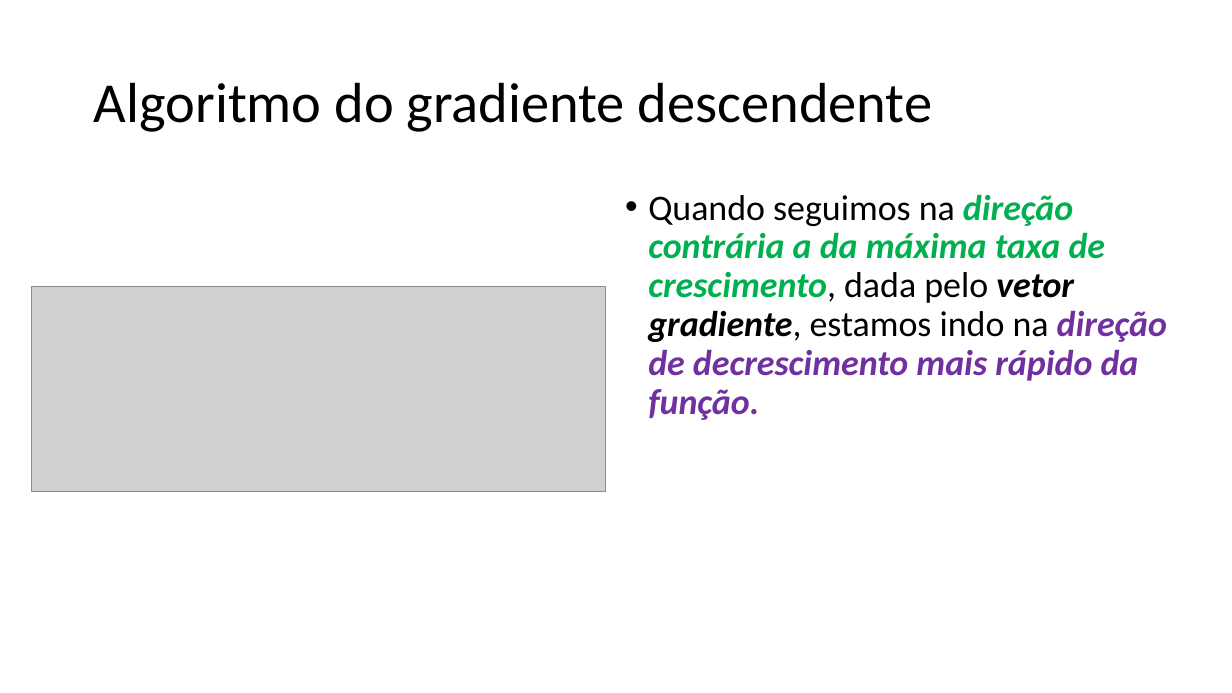
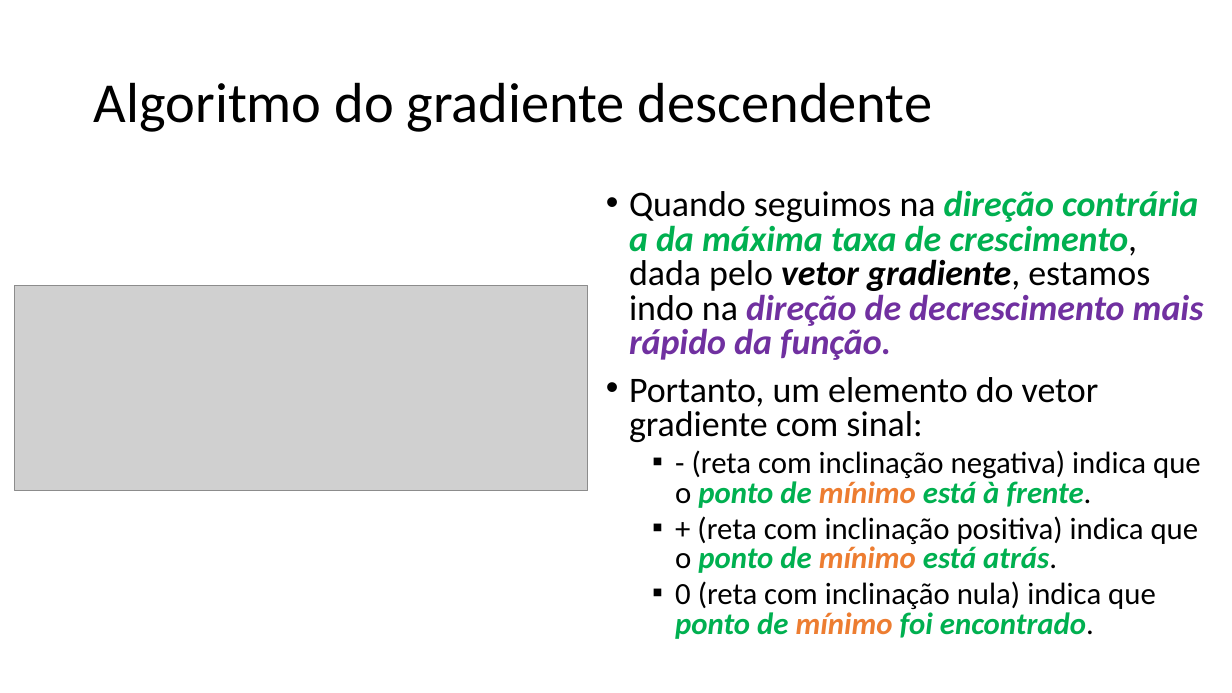
Before and after one commit to zz4fap/t319_aprendizado_de_maquina, a slide deck: slide 16 of slides/T319_Regressão_Linear (Parte II).pptx. Drawn at 1232x693 pixels with LibreOffice and Linux fonts; fonts in the diff are those of the drawing; grey boxes stand for pictures. Boxes give left, top, right and bottom in pixels: in the first picture for what was removed or moved away, otherwise in the second. Text is boxed around its words. In the diff, an @@ line names an element or a change of style, - is before the commit and + after.

```diff
--- a/slides/T319_Regressão_Linear (Parte II).pptx
+++ b/slides/T319_Regressão_Linear (Parte II).pptx
@@ text "Quando seguimos na direção contrária ...": place and size @@
-text "Quando seguimos na direção contrária ..." at box(648, 194, 1167, 420)
+text "Quando seguimos na direção contrária ..." at box(629, 190, 1204, 639)
@@ text at box(629, 190, 1204, 360): line spacing 0.9 to 0.8 @@
@@ picture: place and size @@
-picture at box(31, 287, 604, 492)
+picture at box(15, 286, 588, 491)
@@ text at box(629, 377, 1201, 639): paragraphs added @@
+• Portanto, um elemento do vetor gradiente com sinal:
+  ▪ - (reta com inclinação negativa) indica que o ponto de mínimo está à frente.
+  ▪ + (reta com inclinação positiva) indica que o ponto de mínimo está atrás.
+  ▪ 0 (reta com inclinação nula) indica que ponto de mínimo foi encontrado.
```
Also in this commit, not shown: 6 other slides changed, 1 slide added, 3 other files.
